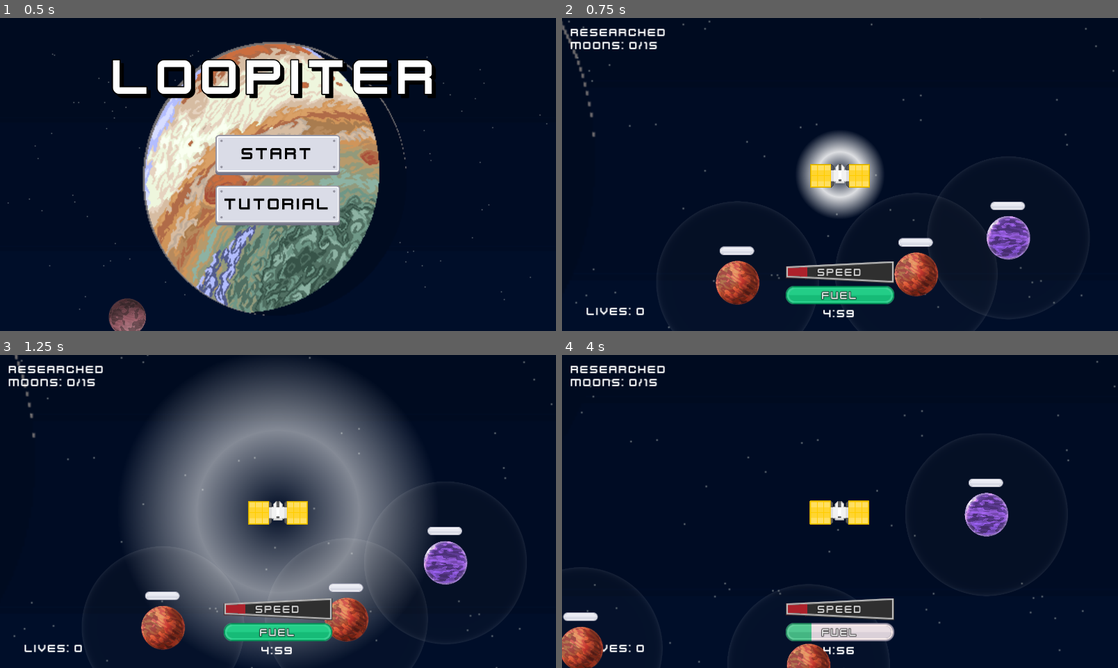
Above: before the commit, frames 1-4 (two rows, left to right).
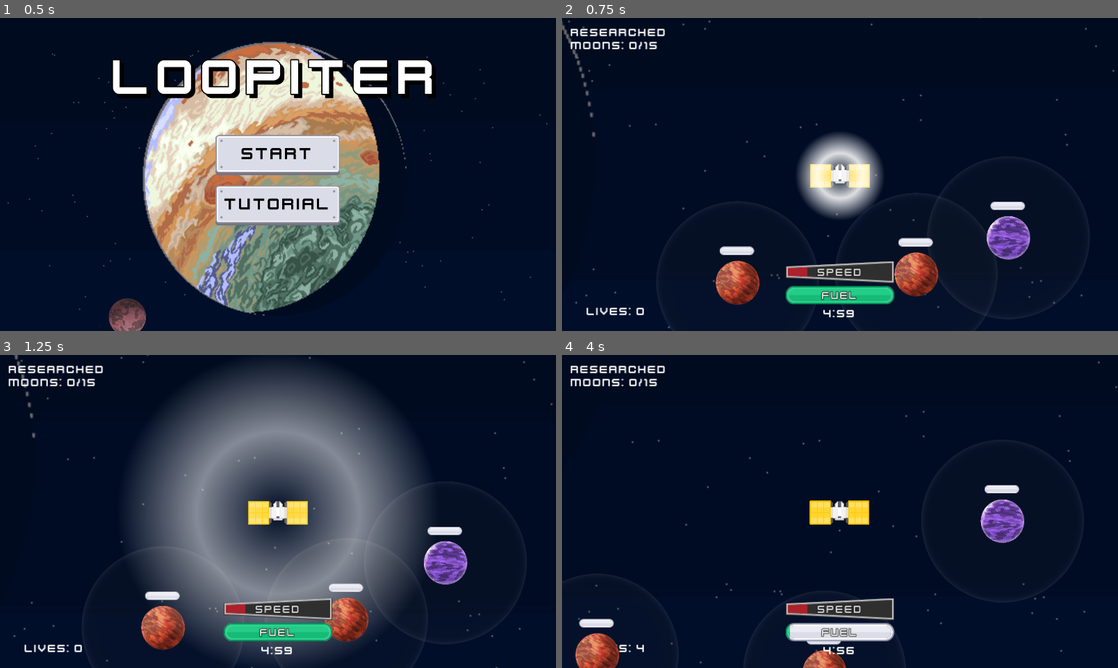
Above: after the commit, the same moments.

Repository: ThreeChooseOne/loopiter
Game: Godot game, scene res://root_scene.tscn
The game is run twice, just before and just after one commit, with the same random seed, the same clock (stepped at 60 frames per second) and the same inputs.
Inputs:
- Up to frame 1 (0.5 s): no input
- Up to frame 2 (0.75 s): click "Start" at 0.5 s
- Up to frame 3 (1.25 s): no input
- Up to frame 4 (4 s): tap Enter at 1.25 s; hold D 1.28-2.03 s; tap I at 1.35, 2.3, 2.85, 3.8 s; tap O at 1.55, 2.1, 3.05, 3.6 s; hold Down 2.03-2.78 s; hold D 2.78-3.53 s; hold Up from 3.53 s (still down)

Frame 1 is identical in both runs. In frame 2, 0.6% of the frame differs, in the area x 44-56%, y 46-55%; in frame 3, 0.3%; in frame 4, 4.0%, in the area x 0-100%, y 1-100%.

Commit message:
refactoring player controls

Diff:
--- /dev/null
+++ b/core/common_types.gd
@@ -0,0 +1,11 @@
+class_name Types
+
+enum PlayerCollisionState { PLAYER_IN_COLLISION, PLAYER_NOT_IN_COLLISION }
+
+enum GameResultState { GAME_WON, GAME_OVER }
+
+enum SpeedChangeType { ACCELERATE, DECELERATE }
+
+# POWERADE = moving inwards
+# GATORADE = moving outwards
+enum OrbitChangeDirection { POWERADE, GATORADE }
--- a/core/player.tscn
+++ b/core/player.tscn
@@ -51,7 +51,13 @@
 }]
 
 [node name="Player" type="PathFollow2D"]
+rotates = false
 script = ExtResource("1_s55bn")
+current_fuel = null
+curr_orbit_idx = null
+speed = null
+planet_size = null
+research_range_multiplier = null
 metadata/_custom_type_script = "uid://jyfubykokonk"
 
 [node name="Area2D" type="Area2D" parent="."]
--- a/core/player_body.gd
+++ b/core/player_body.gd
@@ -1,5 +1,27 @@
 class_name PlayerBody extends OrbitingBody
 
+const Types = preload("res://core/common_types.gd")
+
+# Controls settings
+const FUEL_COST_SWITCHING_ORBIT := 20.0
+const FUEL_RECOVERY_RATE_PER_SEC := 20.0
+const FUEL_COST_SPEED_CHANGE := 5.0
+const PLAYER_MAX_SPEED: int = 300
+const PLAYER_MIN_SPEED: int = 50
+
+const PLAYER_SPEED_INCREMENT := 20
+
+@export var current_fuel: float = 100.0
+@export var curr_orbit_idx: int = 0
+
+var orbit_radar_viz: OrbitRadarViz = null
+
+signal fuel_unavailable
+
+func _ready() -> void:
+	var orbit_radar_viz_scene: PackedScene = load("res://jazz/circular_halo_mask.tscn")
+	orbit_radar_viz = orbit_radar_viz_scene.instantiate()
+	add_child(orbit_radar_viz)
 
 func explode():
 	%PlayerSprite.visible = false
@@ -13,3 +35,50 @@
 	%Explosion.visible = false
 	%PlayerSprite.visible = true
 	player_crashed.emit()
+
+func move_player_orbit(orbit_change_dir: Types.OrbitChangeDirection, orbits: Array[BaseOrbit]):
+	if current_fuel < FUEL_COST_SWITCHING_ORBIT:
+		fuel_unavailable.emit()
+		return
+	var next_orbit_idx := curr_orbit_idx
+	if orbit_change_dir == Types.OrbitChangeDirection.POWERADE:
+		next_orbit_idx -= 1
+	if orbit_change_dir == Types.OrbitChangeDirection.GATORADE:
+		next_orbit_idx += 1
+	next_orbit_idx = clamp(next_orbit_idx, 0, orbits.size())
+	if curr_orbit_idx == next_orbit_idx:
+		return
+	current_fuel -= FUEL_COST_SWITCHING_ORBIT
+	#var curr_progress_ratio := progress_ratio
+	orbits[curr_orbit_idx].remove_child(self)
+	orbits[next_orbit_idx].add_child(self)
+	# Keep player angle the same between orbits
+	#progress_ratio = curr_progress_ratio
+	update_orbit_radar_viz(orbits[next_orbit_idx])
+	curr_orbit_idx = next_orbit_idx
+
+
+func request_player_speed_change(speed_change: Types.SpeedChangeType):
+	if current_fuel < FUEL_COST_SPEED_CHANGE:
+		fuel_unavailable.emit()
+		return
+	current_fuel -= FUEL_COST_SPEED_CHANGE
+	if speed_change == Types.SpeedChangeType.ACCELERATE:
+		speed += PLAYER_SPEED_INCREMENT
+	if speed_change == Types.SpeedChangeType.DECELERATE:
+		speed -= PLAYER_SPEED_INCREMENT
+	speed = clamp(speed, PLAYER_MIN_SPEED, PLAYER_MAX_SPEED)
+
+
+func update_orbit_radar_viz(orbit: BaseOrbit):
+	orbit_radar_viz.add_orbit_viz(orbit)
+
+func has_sufficient_fuel() -> bool:
+	if current_fuel > FUEL_COST_SWITCHING_ORBIT:
+		return true
+	return false
+
+
+func _process(delta: float) -> void:
+	current_fuel = clampf(current_fuel + FUEL_RECOVERY_RATE_PER_SEC * delta, 0, 100)
+	progress += speed * delta
--- a/debug_canvas.gd
+++ b/debug_canvas.gd
@@ -3,9 +3,6 @@
 var debug_lines: Array[Line2D] = []
 var debug_circs: Array[Line2D] = []
 var debug_rects: Array[Line2D] = []
-
-func _init() -> void:
-	visible = false
 
 func toggle_viz() -> void:
 	visible = !visible
--- a/jazz/circular_halo_mask.gd
+++ b/jazz/circular_halo_mask.gd
@@ -1,4 +1,4 @@
-extends Node2D
+class_name OrbitRadarViz extends Node2D
 
 var viz_orbit: BaseOrbit = null
 
@@ -7,6 +7,8 @@
 var line_alpha: float = 0
 
 func _process(delta: float) -> void:
+	if viz_orbit == null:
+		return
 	$InvertMask.scale += 1 * delta * Vector2.ONE
 	var mask_alpha = $InvertMask.modulate.a
 	mask_alpha -= 0.7 * delta
@@ -22,6 +24,8 @@
 	if drawline:
 		remove_child(drawline)
 		drawline.queue_free()
+	if viz_orbit == null:
+		return
 	var line = Line2D.new()
 	line.points = viz_orbit.curve.get_baked_points()
 	line.default_color = Color.YELLOW
--- a/main.gd
+++ b/main.gd
@@ -1,11 +1,6 @@
 extends Node2D
 
-enum PlayerCollisionState { PLAYER_IN_COLLISION, PLAYER_NOT_IN_COLLISION }
-# POWERADE = moving inwards
-# GATORADE = moving outwards
-enum OrbitChangeDirection { POWERADE, GATORADE }
-enum GameResultState { GAME_WON, GAME_OVER }
-enum SpeedChangeType { ACCELERATE, DECELERATE }
+const Types = preload("res://core/common_types.gd")
 
 const SECONDS_PER_MINUTE : = 60
 
@@ -31,17 +26,10 @@
 const RESEARCH_COLLISION_LAYER := 4
 const HABITABLE_CHANCE_PER_COMPLETION := 100.0 / TOTAL_MOONS
 
-# Controls settings
-const FUEL_COST_SWITCHING_ORBIT := 20
-const FUEL_RECOVERY_RATE_PER_SEC := 20
-const FUEL_COST_SPEED_CHANGE := 5
-const PLAYER_MAX_SPEED: int = 300
-const PLAYER_MIN_SPEED: int = 50
-
 const PLAYER_SCENE = preload("res://core/player.tscn")
 
 var orbits: Array[BaseOrbit] = []
-var player: OrbitingBody
+var player: PlayerBody
 
 # Track all moons for signal management
 var all_moons: Array[OrbitingBody] = []
@@ -61,7 +49,7 @@
 
 # The current state of the player if they are in collision with an object.
 # true means the player is currently colliding, false means they are not.
-var player_collision_state: PlayerCollisionState = PlayerCollisionState.PLAYER_NOT_IN_COLLISION
+var player_collision_state: Types.PlayerCollisionState = Types.PlayerCollisionState.PLAYER_NOT_IN_COLLISION
 
 signal change_player_speed(accelerate: bool)
 
@@ -126,20 +114,21 @@
 
 func setup_player(player_progress_ratio: float):
 	# Create player on orbit 10
-	player = PLAYER_SCENE.instantiate()
+	player = PLAYER_SCENE.instantiate() # PlayerBody.new() #
 	player.name = "Player" # Important for collision detection
 	orbits[PLAYER_ORBIT_STARTING_IDX].add_child(player)
 	player.progress_ratio = DEFAULT_PLAYER_STARTING_PROGRESS
-	update_orbit_radar_viz()
-	speed_bar.max_value = PLAYER_MAX_SPEED
-	speed_bar.min_value = PLAYER_MIN_SPEED
-
+	speed_bar.max_value = player.PLAYER_MAX_SPEED
+	speed_bar.min_value = player.PLAYER_MIN_SPEED
+	player.fuel_unavailable.connect(_on_fuel_unavailable)
+	player.update_orbit_radar_viz(orbits[PLAYER_ORBIT_STARTING_IDX])
+	player.curr_orbit_idx = PLAYER_ORBIT_STARTING_IDX
 
 func setup_collision_system():
 	player.set_collision_layer(PLAYER_COLLISION_LAYER)  # Player layer
 	# Can collide with moon layer (2) and research layer (4)
 	player.set_collision_mask(MOON_COLLISION_LAYER + RESEARCH_COLLISION_LAYER)
-	player.player_crashed.connect(handle_player_crash.bind(PlayerCollisionState.PLAYER_IN_COLLISION))
+	player.player_crashed.connect(handle_player_crash.bind(Types.PlayerCollisionState.PLAYER_IN_COLLISION))
 
 	for moon in all_moons:
 		moon.set_collision_layer(MOON_COLLISION_LAYER) # Moon layer
@@ -148,7 +137,7 @@
 		moon.set_research_collision_layer(RESEARCH_COLLISION_LAYER) # Research area layer
 		moon.set_research_collision_mask(PLAYER_COLLISION_LAYER) # Can detect player layer
 		# Connect collision signals
-		moon.player_crash_mode_reset.connect(handle_player_crash.bind(PlayerCollisionState.PLAYER_NOT_IN_COLLISION))
+		moon.player_crash_mode_reset.connect(handle_player_crash.bind(Types.PlayerCollisionState.PLAYER_NOT_IN_COLLISION))
 		moon.research_completed.connect(_on_moon_research_completed)
 
 func _ready() -> void:
@@ -156,22 +145,20 @@
 	setup_moons(DEFAULT_PLAYER_STARTING_PROGRESS)
 	setup_player(DEFAULT_PLAYER_STARTING_PROGRESS)
 	setup_collision_system()
-
 	# Connect to habitable moon discovery
 	habitable_moon_discovered.connect(_on_habitable_moon_discovered)
-	print("Habitable Moon System initialized - ", TOTAL_MOONS, " moons, ", "%.1f" % HABITABLE_CHANCE_PER_COMPLETION, "% chance per completion")
 	update_research_display()
 
 
-func setup_end_game_view(game_result: GameResultState) -> void:
+func setup_end_game_view(game_result: Types.GameResultState) -> void:
 	if $%Panel.visible:
 		# Game is already ended, don't update
 		return
 	%Panel.visible = true
 	match game_result:
-		GameResultState.GAME_OVER:
+		Types.GameResultState.GAME_OVER:
 			%GameOverLabel.visible = true
-		GameResultState.GAME_WON:
+		Types.GameResultState.GAME_WON:
 			%WinLabel.visible = true
 
 func create_moon(orbit_index: int, moon_index: int, orbit_speed: int) -> OrbitingBody:
@@ -179,17 +166,16 @@
 	var moon = OrbitingBody.new()
 	moon.name = "Moon_" + str(orbit_index) + "_" + str(moon_index)
 	moon.init_random_planet()
-
 	# Set the moon's speed to match its orbit
 	moon.speed = orbit_speed
 	return moon
 
-func handle_player_crash(collision_state: PlayerCollisionState):
+func handle_player_crash(collision_state: Types.PlayerCollisionState):
 	if player_collision_state != collision_state:
-		if collision_state == PlayerCollisionState.PLAYER_IN_COLLISION:
+		if collision_state == Types.PlayerCollisionState.PLAYER_IN_COLLISION:
 			# We previously were not colliding, but now we are.
 			if num_loops_around == 0:
-				setup_end_game_view(GameResultState.GAME_OVER)
+				setup_end_game_view(Types.GameResultState.GAME_OVER)
 			num_loops_around -= 1
 		player_collision_state = collision_state
 
@@ -197,14 +183,10 @@
 func _on_moon_research_completed(moon: OrbitingBody):
 	completed_research_count += 1
 	print("Research completed on ", moon.name, " (", completed_research_count, "/", TOTAL_MOONS, ")")
-
 	update_research_display()
-
 	# Don't check for habitability if we already found one
 	if habitable_moon_found:
 		return
-
-
 	# Calculate current probability
 	var current_probability = completed_research_count * HABITABLE_CHANCE_PER_COMPLETION
 	current_probability = min(current_probability, 100.0)  # Cap at 100%
@@ -225,30 +207,8 @@
 
 func _on_habitable_moon_discovered(moon: OrbitingBody):
 	print("GAME WON! Player discovered habitable moon: ", moon.name)
-	setup_end_game_view(GameResultState.GAME_WON)
-
-func move_player_orbit(orbit_change_dir: OrbitChangeDirection):
-	if fuel.value < FUEL_COST_SWITCHING_ORBIT:
-		animation_player.play("blink_red")
-		return
-	animation_player.stop()
-	fuel.value -= FUEL_COST_SWITCHING_ORBIT
-
-	var curr_orbit_idx := player_orbit_idx
-	var next_orbit_idx := curr_orbit_idx
-	if orbit_change_dir == OrbitChangeDirection.POWERADE:
-		next_orbit_idx -= 1
-	else:
-		next_orbit_idx += 1
-	next_orbit_idx = clamp(next_orbit_idx, 0, NUM_TOTAL_ORBITS - 1)
-	if next_orbit_idx != curr_orbit_idx:
-		var progress_ratio = player.progress_ratio
-		orbits[curr_orbit_idx].remove_child(player)
-		orbits[next_orbit_idx].add_child(player)
-		# Keep player angle the same between orbits
-		player.progress_ratio = progress_ratio
-		player_orbit_idx = next_orbit_idx
-		update_orbit_radar_viz()
+	setup_end_game_view(Types.GameResultState.GAME_WON)
+
 
 func update_hud_timer() -> void:
 	var time_left_secs = $GameOverTimer.time_left
@@ -256,55 +216,46 @@
 	var seconds: int = time_left_secs - (minutes * SECONDS_PER_MINUTE)
 	%Timer.text = "%s:%02d" % [str(minutes), seconds]
 	speed_bar.value = player.speed
+	fuel.value = player.current_fuel
 
 func update_research_display():
 	if researched_moons:
 		researched_moons.text = "Researched Moons: %d/%d" % [completed_research_count, TOTAL_MOONS]
 
-func update_orbit_radar_viz():
-	%OrbitRadarViz.add_orbit_viz(orbits[player_orbit_idx])
-
 func _process(delta: float) -> void:
 	camera.position = player.position
-	fuel.value = fuel.value + FUEL_RECOVERY_RATE_PER_SEC * delta
 	update_hud_timer()
 	var curr_progress = player.progress_ratio
 	if curr_progress < last_progress:
 		num_loops_around += 1
 	last_progress = player.progress_ratio
 	%Loops.text = "Lives: %d" % num_loops_around
-
-
-func request_player_speed_change(speed_change: SpeedChangeType):
-	if fuel.value < FUEL_COST_SPEED_CHANGE:
-		return
-	fuel.value -= FUEL_COST_SPEED_CHANGE
-	if speed_change == SpeedChangeType.ACCELERATE:
-		player.speed += 20
-	if speed_change == SpeedChangeType.DECELERATE:
-		player.speed -= 20
-	player.speed = clamp(player.speed, PLAYER_MIN_SPEED, PLAYER_MAX_SPEED)
+	if animation_player.is_playing() and player.has_sufficient_fuel():
+		animation_player.stop()
 
 func _input(event: InputEvent) -> void:
 	if event is InputEventKey and event.pressed:
 		match event.keycode:
 			KEY_UP, KEY_W:
-				request_player_speed_change(SpeedChangeType.ACCELERATE)
+				player.request_player_speed_change(Types.SpeedChangeType.ACCELERATE)
 			KEY_DOWN, KEY_S:
-				request_player_speed_change(SpeedChangeType.DECELERATE)
+				player.request_player_speed_change(Types.SpeedChangeType.DECELERATE)
 			KEY_I, KEY_A:
-				move_player_orbit(OrbitChangeDirection.POWERADE)
+				player.move_player_orbit(Types.OrbitChangeDirection.POWERADE, orbits)
 			KEY_O, KEY_D:
-				move_player_orbit(OrbitChangeDirection.GATORADE)
+				player.move_player_orbit(Types.OrbitChangeDirection.GATORADE, orbits)
 			KEY_V:
 				$DebugCanvas.toggle_viz()
 
 
 func _on_game_over_timer_timeout() -> void:
-	setup_end_game_view(GameResultState.GAME_OVER)
+	setup_end_game_view(Types.GameResultState.GAME_OVER)
 
 func _on_main_menu_pressed() -> void:
 	goto_main_menu.emit()
 
 func _on_retry_pressed() -> void:
 	retry_pressed.emit()
+
+func _on_fuel_unavailable() -> void:
+	animation_player.play("blink_red")
--- a/main.tscn
+++ b/main.tscn
@@ -10,7 +10,6 @@
 [ext_resource type="Texture2D" uid="uid://cqs066fs8dvmj" path="res://assets/ui/speed/speed_bar_progress_trim.png" id="6_efxa6"]
 [ext_resource type="Theme" uid="uid://ckwnik6wg05q3" path="res://assets/theme/theme1.tres" id="7_5vw27"]
 [ext_resource type="Script" uid="uid://c5ix5kmmbuw24" path="res://debug_canvas.gd" id="7_272bh"]
-[ext_resource type="PackedScene" uid="uid://ier84j4eh2qc" path="res://jazz/circular_halo_mask.tscn" id="7_kek77"]
 
 [sub_resource type="Animation" id="Animation_4c57u"]
 length = 0.001
@@ -249,9 +248,6 @@
 layout_mode = 2
 text = "Retry"
 
-[node name="OrbitRadarViz" parent="PlayerCamera" instance=ExtResource("7_kek77")]
-unique_name_in_owner = true
-
 [node name="ResearchedMoons" type="RichTextLabel" parent="PlayerCamera"]
 unique_name_in_owner = true
 offset_left = -372.0
@@ -262,6 +258,7 @@
 fit_content = true
 
 [node name="DebugCanvas" type="Node2D" parent="."]
+visible = false
 script = ExtResource("7_272bh")
 
 [node name="GameOverTimer" type="Timer" parent="."]
--- a/root_scene.tscn
+++ b/root_scene.tscn
@@ -8,5 +8,4 @@
 
 [node name="AudioStreamPlayer" type="AudioStreamPlayer" parent="."]
 stream = ExtResource("2_c77vg")
-autoplay = true
 parameters/looping = true
Not shown, added: core/common_types.gd.uid
Not shown: 1 places in main.tscn that only renumber resources
